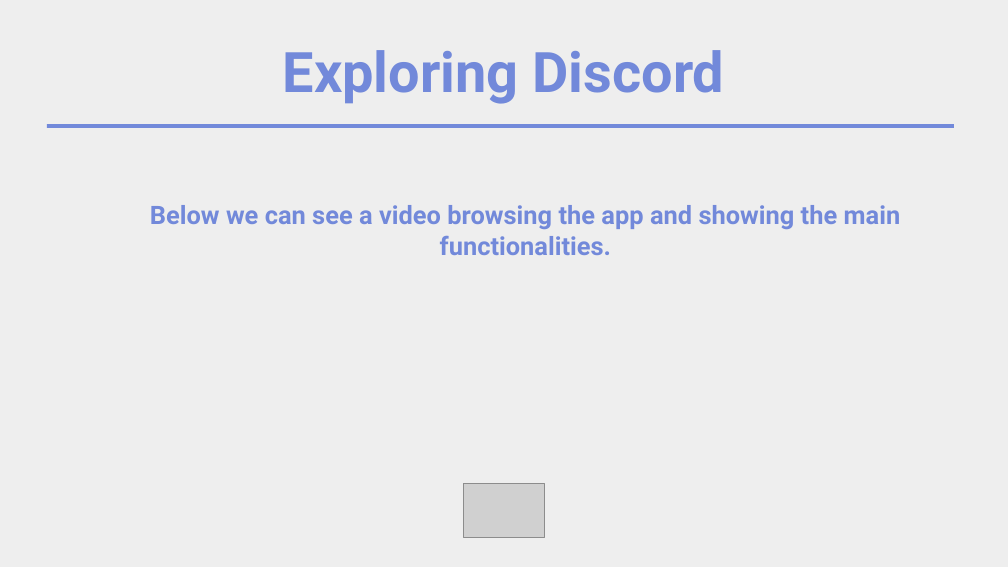
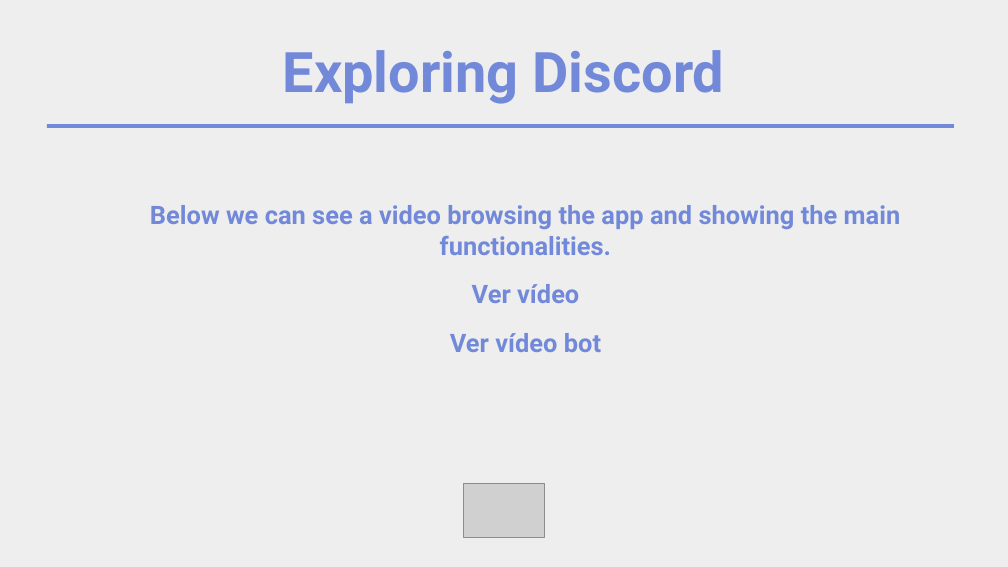
Before and after one commit to AntonTorres/IN2_2425, a slide deck: slide 11 of 2EV/Discord.odp. Drawn at 1008x567 pixels with LibreOffice and Linux fonts; fonts in the diff are those of the drawing; grey boxes stand for pictures. Boxes give left, top, right and bottom in pixels: in the first picture for what was removed or moved away, otherwise in the second. Text is boxed around its words. In the diff, an @@ line names an element or a change of style, - is before the commit and + after.

Commit message:
Corregido error y vídeo bot

```diff
--- a/2EV/Discord.odp
+++ b/2EV/Discord.odp
@@ text at <box>450,284,601,352</box>: paragraphs added @@
+Ver vídeo
+Ver vídeo bot
```
